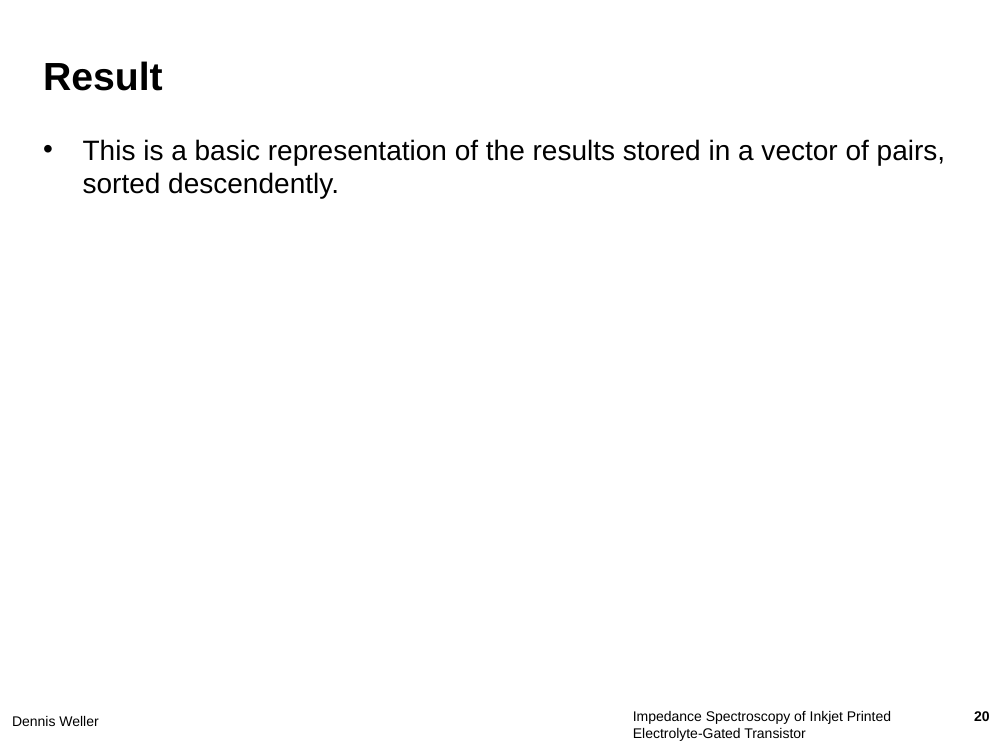
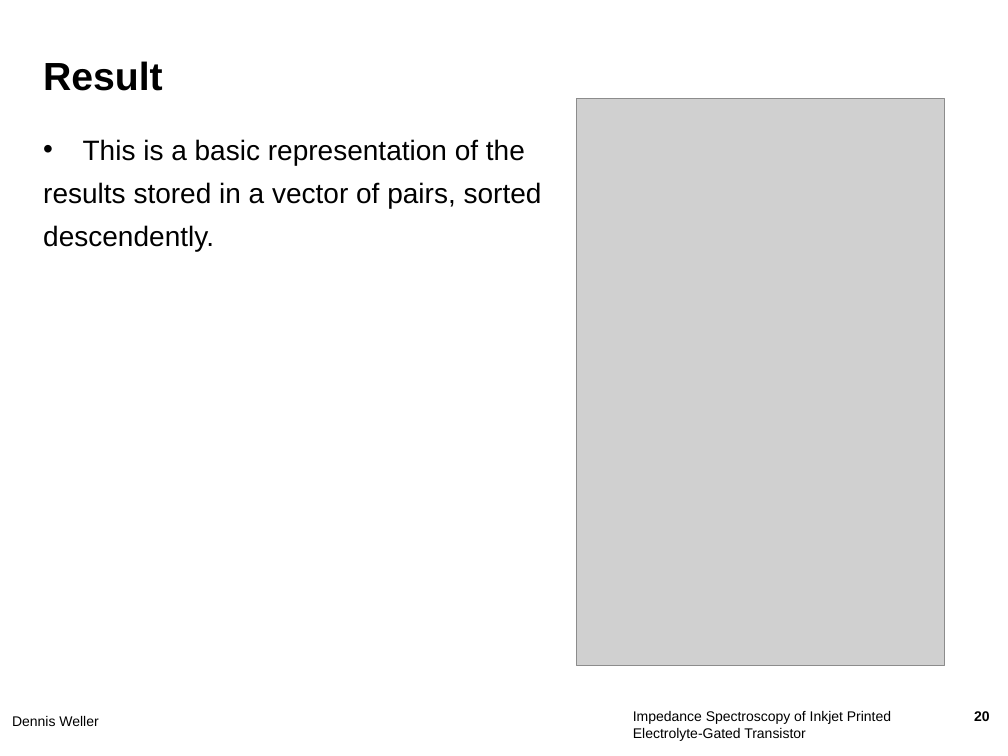
Before and after one commit to MehyarCh/HEPICS, a slide deck: slide 20 of Test-Document/TEST_PPT_2.0.pptx. Drawn at 1008x756 pixels with LibreOffice and Linux fonts; fonts in the diff are those of the drawing; grey boxes stand for pictures; background and template pictures are left out. Boxes give left, top, right and bottom in pixels: in the first picture for what was removed or moved away, otherwise in the second. Text is boxed around its words. In the diff, an @@ line names an element or a change of style, - is before the commit and + after.

```diff
--- a/Test-Document/TEST_PPT_2.0.pptx
+++ b/Test-Document/TEST_PPT_2.0.pptx
@@ picture added at [577,99,946,666] @@
@@ text at [43,139,542,252]: text changed @@
-• This is a basic representation of the results stored in a vector of pairs, sorted descendently.
+• This is a basic representation of the
+results stored in a vector of pairs, sorted
+descendently.
```
Also in this commit, not shown: 3 other slides changed.
